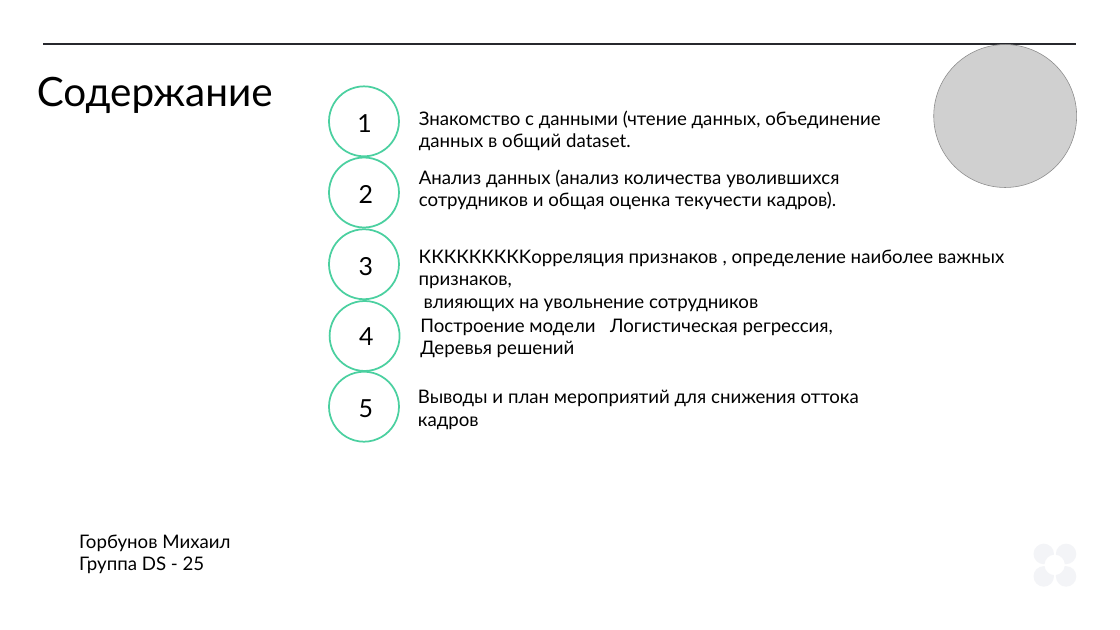
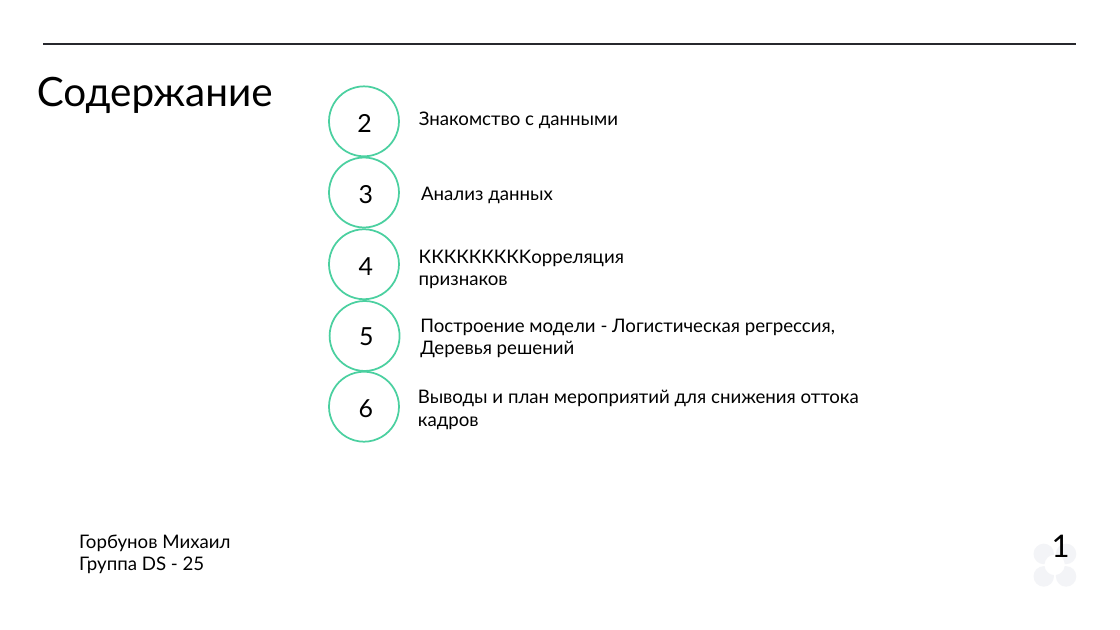
Before and after one commit to MS-max914/MX_2X, a slide deck: slide 2 of Diplom/10_10/Prezent.pptx. Drawn at 1120x630 pixels with LibreOffice and Linux fonts; fonts in the diff are those of the drawing; grey boxes stand for pictures. Boxes give left, top, right and bottom in pixels: in the first picture for what was removed or moved away, otherwise in the second. Text is boxed around its words. In the diff, an @@ line names an element or a change of style, - is before the commit and + after.

```diff
--- a/Diplom/10_10/Prezent.pptx
+++ b/Diplom/10_10/Prezent.pptx
@@ picture removed at <box>934,45,1076,188</box> @@
@@ text at <box>419,111,618,129</box>: text changed @@
-Знакомство с данными (чтение данных, объединение данных в общий dataset.
+Знакомство с данными
@@ text at <box>421,186,553,204</box>: text changed @@
-Анализ данных (анализ количества уволившихся сотрудников и общая оценка текучести кадров).
+Анализ данных
@@ text at <box>419,249,624,289</box>: text changed @@
-ККККККККKорреляция признаков , определение наиболее важных признаков,
-влияющих на увольнение сотрудников
+ККККККККKорреляция признаков
@@ 4 texts: place and size @@
-4 texts at <box>359,185,373,418</box>
+4 texts at <box>357,114,373,346</box>
@@ text at <box>420,318,835,358</box>: text changed @@
-Построение модели Логистическая регрессия, Деревья решений
+Построение модели - Логистическая регрессия, Деревья решений
@@ text added at <box>359,399,373,418</box>, 32 pt, text #000000 @@
+6
@@ text "1": place and size @@
-text "1" at <box>357,114,371,132</box>
+text "1" at <box>1052,534,1070,557</box>
@@ text "1" at <box>1052,534,1070,557</box>: size 32 to 40 pt; alignment centre to left; vertical alignment middle to top @@
```
Also in this commit, not shown: 21 other slides changed, 3 slides added, 4 slides removed.
